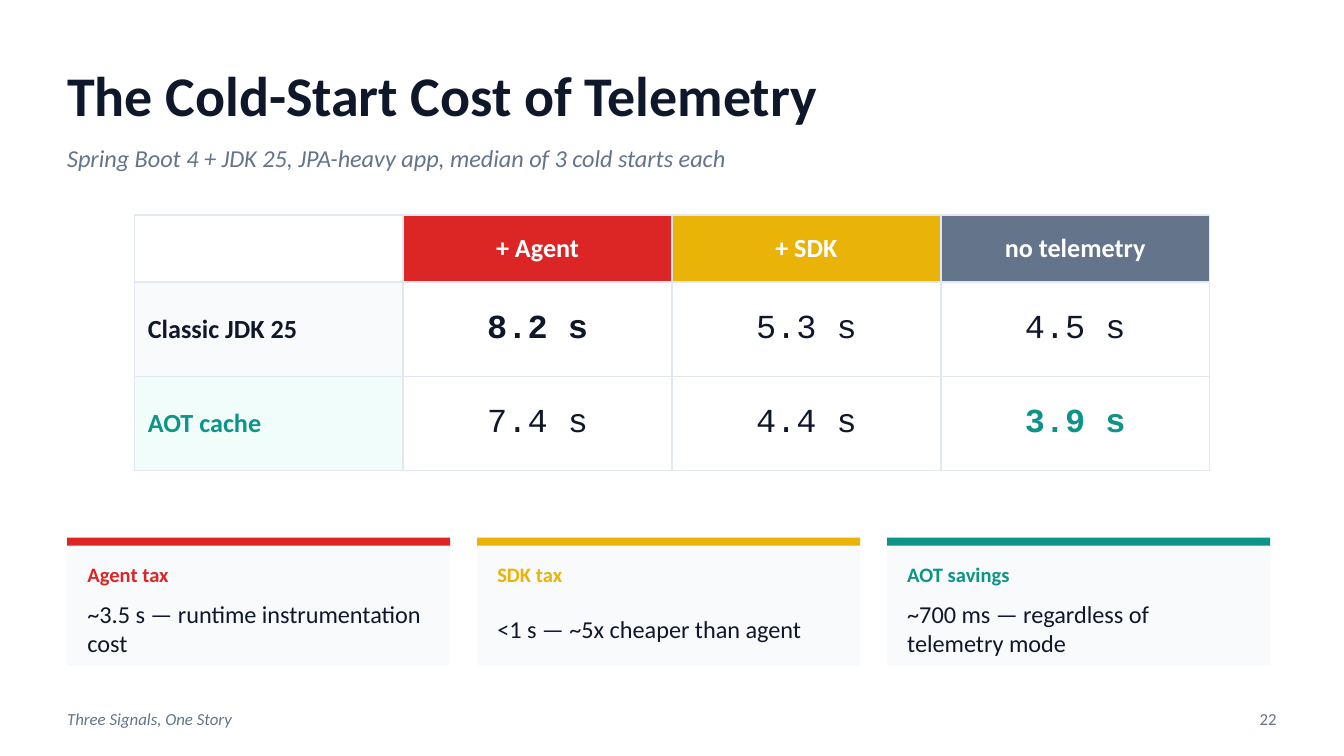
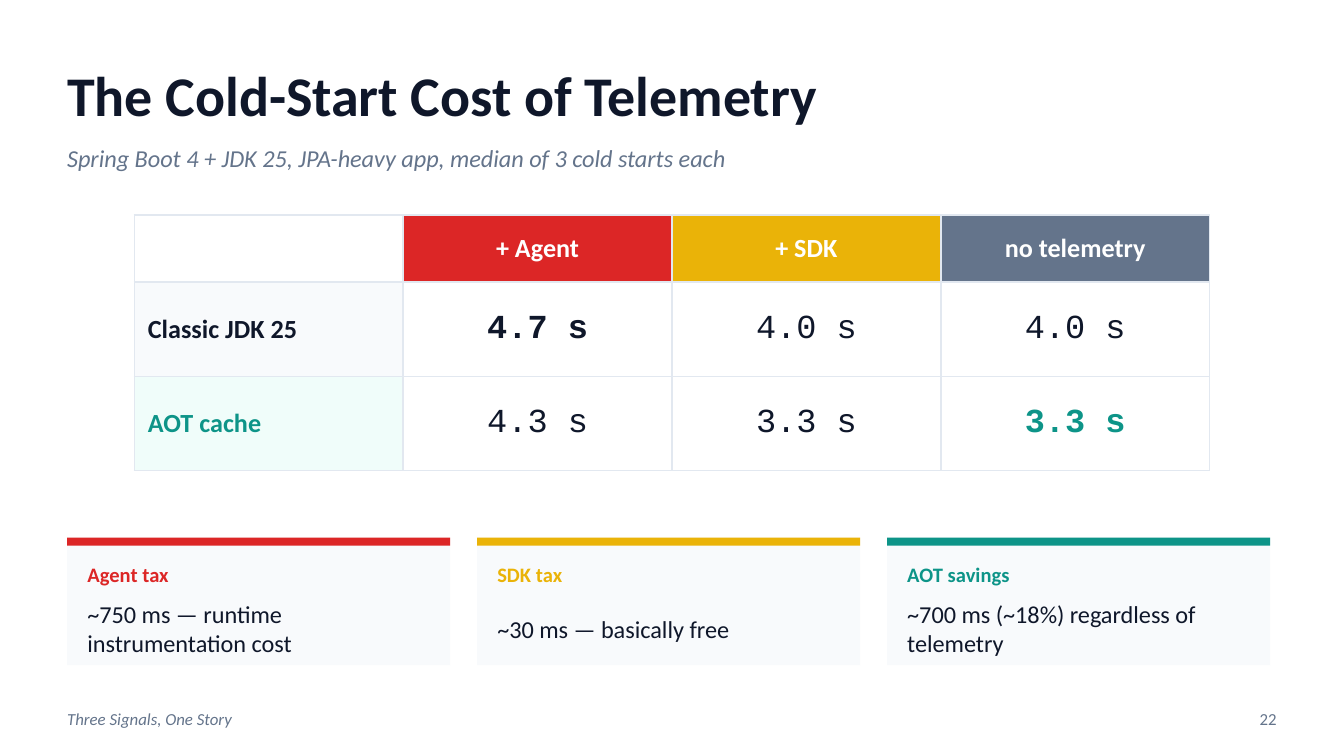
Before and after one commit to patterncatalyst/otel-observability-demos, a slide deck: slide 22 of presentation/three-signals-one-story.pptx. Drawn at 1344x756 pixels with LibreOffice and Linux fonts; fonts in the diff are those of the drawing. Boxes give left, top, right and bottom in pixels: in the first picture for what was removed or moved away, otherwise in the second. Text is boxed around its words. In the diff, an @@ line names an element or a change of style, - is before the commit and + after.

```diff
--- a/presentation/three-signals-one-story.pptx
+++ b/presentation/three-signals-one-story.pptx
@@ table at bbox=[134, 215, 1210, 437] @@
-row 2: Classic JDK 25 | 8.2 s | 5.3 s | 4.5 s
+row 2: Classic JDK 25 | 4.7 s | 4.0 s | 4.0 s
-row 3: AOT cache | 7.4 s | 4.4 s | 3.9 s
+row 3: AOT cache | 4.3 s | 3.3 s | 3.3 s
@@ text at bbox=[87, 606, 292, 652]: text changed @@
-~3.5 s — runtime instrumentation cost
+~750 ms — runtime instrumentation cost
@@ text at bbox=[497, 621, 730, 642]: text changed @@
-<1 s — ~5x cheaper than agent
+~30 ms — basically free
@@ text at bbox=[907, 605, 1195, 656]: text changed @@
-~700 ms — regardless of telemetry mode
+~700 ms (~18%) regardless of telemetry
```
Also in this commit, not shown: 8 other slides changed, 1 slide added.
